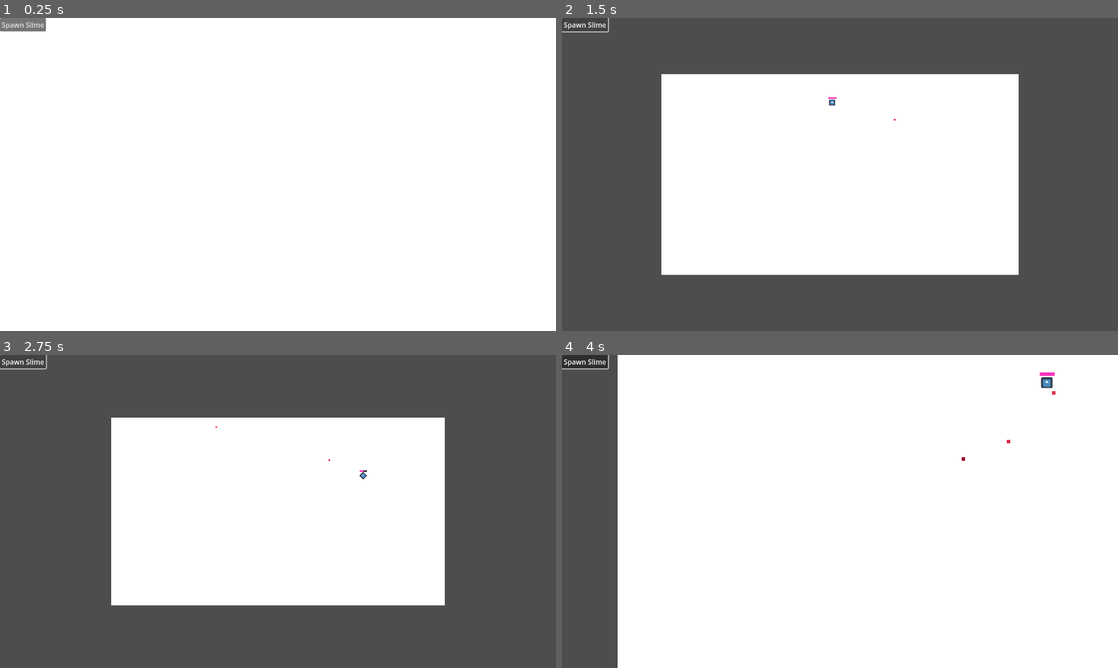
Above: before the commit, frames 1-4 (two rows, left to right).
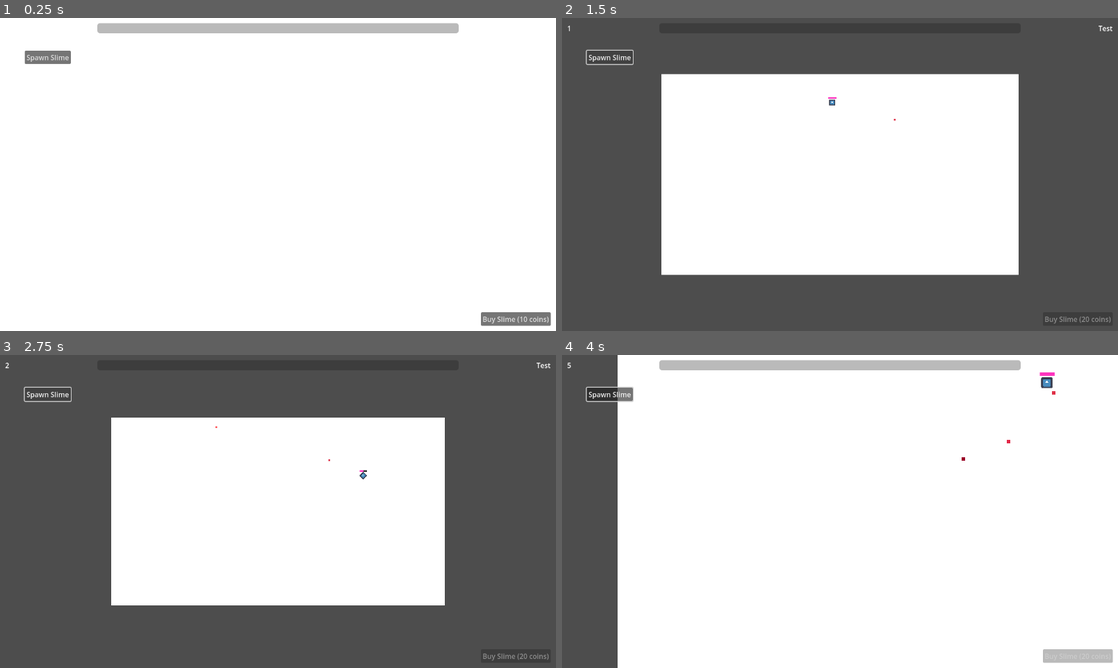
Above: after the commit, the same moments.

Repository: SelfDevTV/Pixler
Game: Godot game, scene res://scenes/main.tscn
Two runs of this game, one before a commit and one after it. Both use one fixed random seed, a clock stepped at 60 frames per second and the inputs below. The engine's default icon, where the game draws it, is replaced by a stand-in: a white triangle on a blue panel in a dark square.
Inputs (mouse positions are in pixels of both pictures, inside the frame that each line leads up to):
- Up to frame 1 (0.25 s): no input
- Up to frame 2 (1.5 s): click "Spawn Slime" at 0.5 s; click "Spawn Slime" at 1.25 s
- Up to frame 3 (2.75 s): click "Spawn Slime" at 2 s
- Up to frame 4 (4 s): move the mouse to (962, 495) at 2.77 s; tap Middle mouse button (pan_activate) at 2.85 s; tap Enter at 3.5 s; move the mouse to (728, 527) at 3.52 s; tap Mouse wheel up (zoom_in) at 3.6 s

The runs differ from the first frame. In frame 1, 3.4% of the frame differs, in the area x 0-100%, y 0-99%; in frame 2, 0.4%; in frame 3, 0.4%; in frame 4, 3.5%.

Commit message:
added buy slime button

Diff:
--- a/autoload/grid_manager.gd
+++ b/autoload/grid_manager.gd
@@ -12,6 +12,7 @@
 signal painting_complete
 
 
+
 func _pos_to_index(pos: Vector2i) -> int:
     return pos.y * grid_size.x + pos.x
 
@@ -20,6 +21,7 @@
     cells = current_painting_data.create_cells()
     restore_painted_cells(painted_cells)
     painting_loaded.emit(painting)
+
 
 func get_cell_at(pos: Vector2i) -> Cell:
     var cell = cells[_pos_to_index(pos)]
--- a/scenes/main.tscn
+++ b/scenes/main.tscn
@@ -1,8 +1,9 @@
-[gd_scene load_steps=4 format=3 uid="uid://155xx7s6y6ta"]
+[gd_scene load_steps=5 format=3 uid="uid://155xx7s6y6ta"]
 
 [ext_resource type="Script" uid="uid://cii5hxk58i6ok" path="res://scripts/main.gd" id="1_o5qli"]
 [ext_resource type="Resource" uid="uid://bivda0maurrt2" path="res://resources/test_painting.tres" id="2_0wfyh"]
 [ext_resource type="PackedScene" uid="uid://dgrbxcjbovofd" path="res://scenes/grid_renderer.tscn" id="3_sugp2"]
+[ext_resource type="PackedScene" uid="uid://cxm7r2h1iidrd" path="res://scenes/ui/hud.tscn" id="4_jyhfs"]
 
 [node name="Main" type="Node2D"]
 script = ExtResource("1_o5qli")
@@ -10,11 +11,13 @@
 
 [node name="GridRenderer" parent="." instance=ExtResource("3_sugp2")]
 
-[node name="CanvasLayer" type="CanvasLayer" parent="."]
+[node name="Hud" parent="." instance=ExtResource("4_jyhfs")]
 
-[node name="Button" type="Button" parent="CanvasLayer"]
-offset_right = 106.0
-offset_bottom = 31.0
+[node name="Button" type="Button" parent="Hud"]
+offset_left = 57.0
+offset_top = 75.0
+offset_right = 163.0
+offset_bottom = 106.0
 text = "Spawn Slime"
 
-[connection signal="pressed" from="CanvasLayer/Button" to="." method="_on_button_pressed"]
+[connection signal="pressed" from="Hud/Button" to="." method="_on_button_pressed"]
--- /dev/null
+++ b/scenes/ui/hud.tscn
@@ -0,0 +1,69 @@
+[gd_scene load_steps=2 format=3 uid="uid://cxm7r2h1iidrd"]
+
+[ext_resource type="Script" uid="uid://qnaqo8pga88n" path="res://scripts/ui/hud.gd" id="1_0mwgc"]
+
+[node name="Hud" type="CanvasLayer"]
+script = ExtResource("1_0mwgc")
+
+[node name="Control" type="Control" parent="."]
+layout_mode = 3
+anchors_preset = 15
+anchor_right = 1.0
+anchor_bottom = 1.0
+grow_horizontal = 2
+grow_vertical = 2
+
+[node name="MarginContainer" type="MarginContainer" parent="Control"]
+layout_mode = 1
+anchors_preset = 15
+anchor_right = 1.0
+anchor_bottom = 1.0
+grow_horizontal = 2
+grow_vertical = 2
+theme_override_constants/margin_left = 12
+theme_override_constants/margin_top = 12
+theme_override_constants/margin_right = 12
+theme_override_constants/margin_bottom = 12
+
+[node name="VBoxContainer" type="VBoxContainer" parent="Control/MarginContainer"]
+layout_mode = 2
+
+[node name="Top" type="HBoxContainer" parent="Control/MarginContainer/VBoxContainer"]
+layout_mode = 2
+
+[node name="CoinsLbl" type="Label" parent="Control/MarginContainer/VBoxContainer/Top"]
+unique_name_in_owner = true
+layout_mode = 2
+size_flags_horizontal = 3
+text = "Coin Count: "
+
+[node name="PaintingProgress" type="ProgressBar" parent="Control/MarginContainer/VBoxContainer/Top"]
+unique_name_in_owner = true
+layout_mode = 2
+size_flags_horizontal = 3
+size_flags_vertical = 1
+size_flags_stretch_ratio = 4.0
+value = 50.0
+show_percentage = false
+
+[node name="PaintingName" type="Label" parent="Control/MarginContainer/VBoxContainer/Top"]
+unique_name_in_owner = true
+layout_mode = 2
+size_flags_horizontal = 3
+text = "Panting Name"
+horizontal_alignment = 2
+
+[node name="Spacer" type="Control" parent="Control/MarginContainer/VBoxContainer"]
+layout_mode = 2
+size_flags_vertical = 3
+
+[node name="Bot" type="HBoxContainer" parent="Control/MarginContainer/VBoxContainer"]
+layout_mode = 2
+alignment = 2
+
+[node name="BuySlimeBtn" type="Button" parent="Control/MarginContainer/VBoxContainer/Bot"]
+unique_name_in_owner = true
+layout_mode = 2
+text = "Buy Slime (X coins)"
+
+[connection signal="pressed" from="Control/MarginContainer/VBoxContainer/Bot/BuySlimeBtn" to="." method="_on_buy_slime_btn_pressed"]
--- a/scripts/game_config.gd
+++ b/scripts/game_config.gd
@@ -1,5 +1,11 @@
 class_name GameConfig
 extends Resource
 
+# buys
+
 @export var slime_base_cost: int = 10
 @export var slime_cost_multi: float = 1.5
+
+# Upgrades:
+
+@export var paint_speed_base: float = 2
--- a/scripts/main.gd
+++ b/scripts/main.gd
@@ -5,9 +5,7 @@
 
 
 func _ready() -> void:
-    await get_tree().process_frame
     GridManager.load_painting(painting)
-    await get_tree().process_frame
 
 
 
--- /dev/null
+++ b/scripts/ui/hud.gd
@@ -0,0 +1,43 @@
+class_name Hud
+extends CanvasLayer
+
+@onready var coins_lbl: Label = %CoinsLbl
+@onready var painting_progress: ProgressBar = %PaintingProgress
+@onready var painting_name: Label = %PaintingName
+@onready var buy_slime_btn: Button = %BuySlimeBtn
+
+func _ready() -> void:
+    GridManager.painting_loaded.connect(setup)
+    EconomyManager.coins_changed.connect(_on_coins_changed)
+    GridManager.cell_painted.connect(_on_cell_painted)
+    SlimeManager.slime_purchased.connect(_on_slime_purchased)
+
+
+func setup(_painting: Painting):
+    coins_lbl.text = str(EconomyManager.get_coins())
+    painting_progress.value = 0
+    painting_progress.max_value = GridManager.cells.size()
+    painting_name.text = GridManager.current_painting_data.painting_name
+    _update_buy_button()
+
+func _update_buy_button():
+    var slime_cost = SlimeManager.calculate_slime_cost()
+    if slime_cost > EconomyManager.get_coins():
+        buy_slime_btn.disabled = true
+    else:
+        buy_slime_btn.disabled = false
+    buy_slime_btn.text = "Buy Slime (" + str(slime_cost) + " coins)"
+
+func _on_coins_changed(new: int):
+    coins_lbl.text = str(new)
+    _update_buy_button()
+
+func _on_cell_painted(_position: Vector2i, _color: Color):
+    painting_progress.value = GridManager.get_painted_count()
+
+func _on_slime_purchased(_slime: Slime):
+    pass
+
+
+func _on_buy_slime_btn_pressed() -> void:
+    SlimeManager.purchase_slime()
Not shown, added: scripts/ui/hud.gd.uid
Not shown, changed: TODO.md
